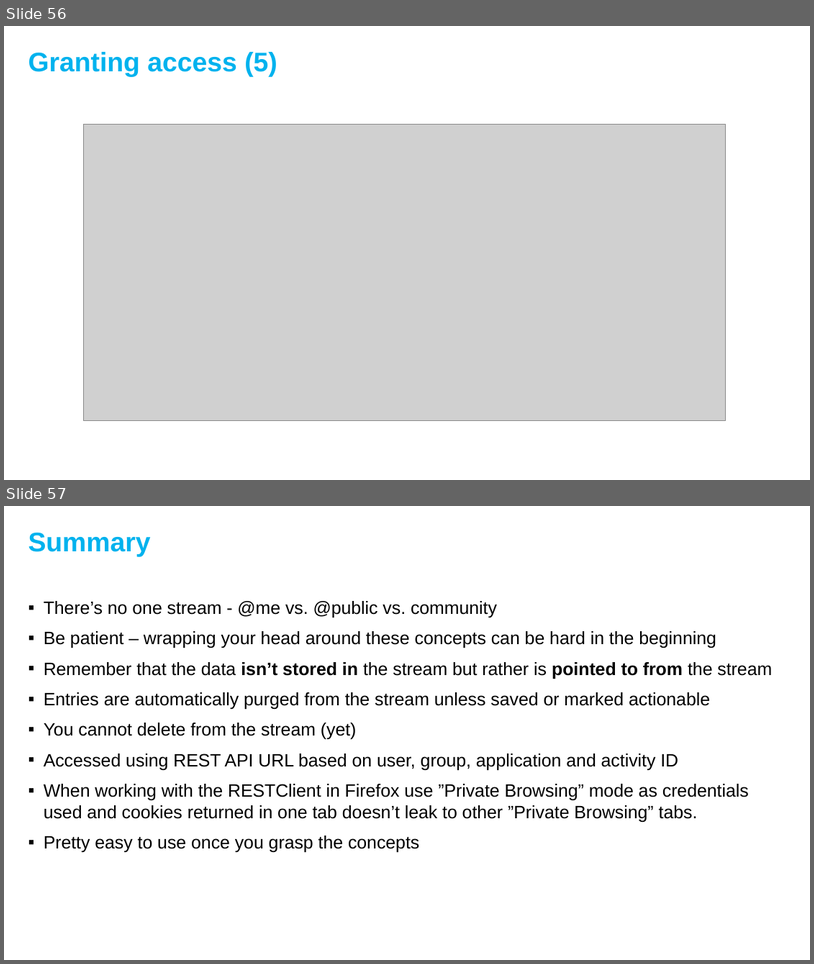
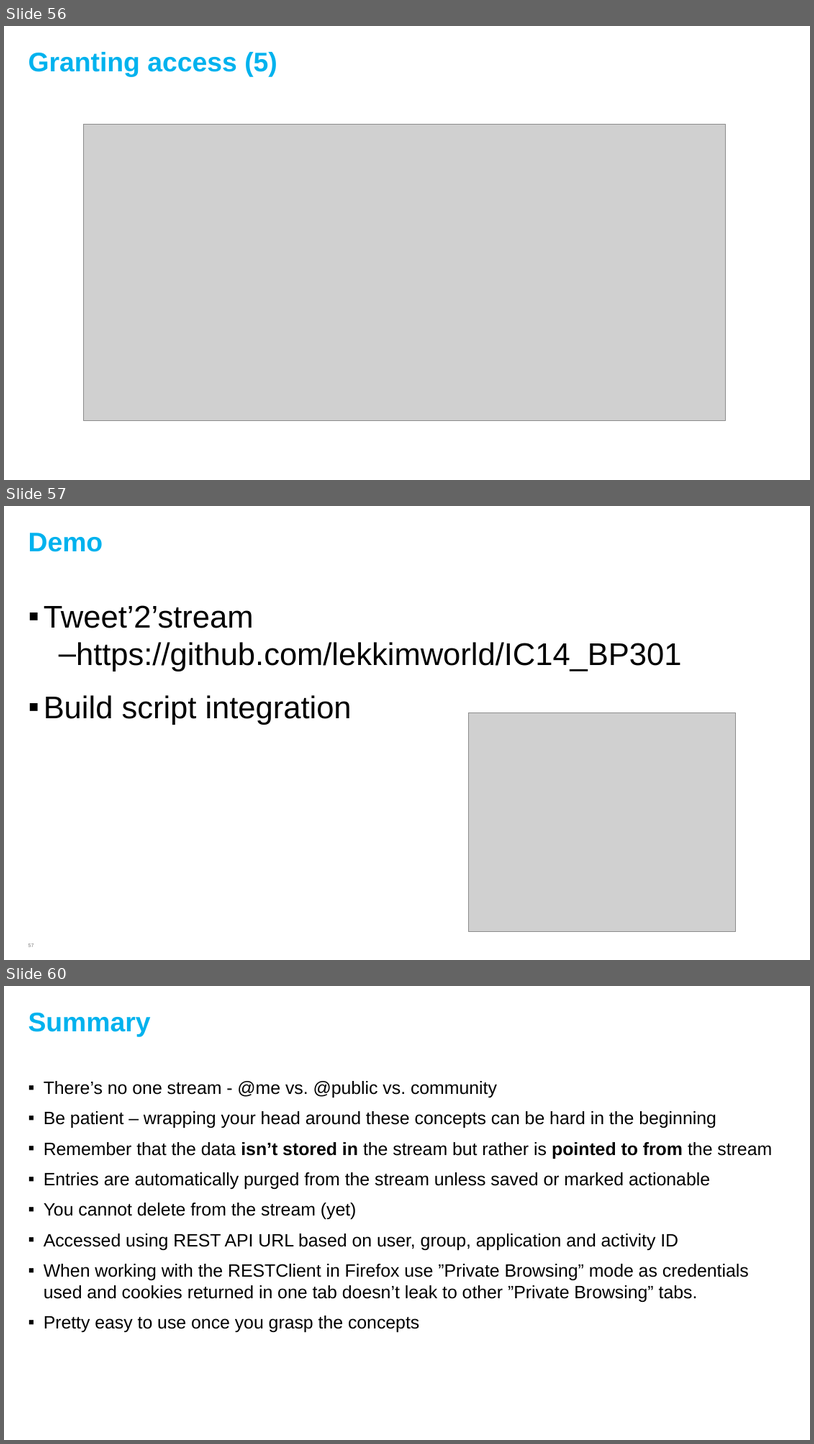
Before and after one commit to lekkimworld/IC14_BP301, a slide deck: BP301 - An introduction to working with the Activity Stream.pptx. Shown one above the other, each under a label of ours: slides 56 and 57 before the commit, slides 56, 57 and 60 after it; the slides between them are not shown. The pictures are 814x964 and 814x1444 pixels, drawn with LibreOffice and Linux fonts; fonts in the diff are those of the drawing; grey boxes stand for pictures; background and template pictures are left out. Boxes give left, top, right and bottom in pixels: in the first picture for what was removed or moved away, otherwise in the second. Text is boxed around its words. In the diff, an @@ line names an element or a change of style, - is before the commit and + after.

Commit message:
add demo safety slides

```diff
--- a/BP301 - An introduction to working with the Activity Stream.pptx
+++ b/BP301 - An introduction to working with the Activity Stream.pptx
@@ slide 57 added at <box>4,506,810,960</box>, background #FFFFFF @@
@@ title added at <box>28,533,103,552</box>, 24 pt, text #00B2EE, bold @@
+Demo
@@ text added at <box>44,605,682,725</box>, 28 pt, text #000000 @@
+▪ Tweet’2’stream
+  – https://github.com/lekkimworld/IC14_BP301
+▪ Build script integration
@@ picture added at <box>469,713,736,932</box> @@
@@ page number added at <box>28,944,34,947</box>, 8 pt, text #7F7F7F @@
+57
@@ what was slide 57 is now slide 60 @@
```
Also in this commit, not shown: 2 other slides added.
